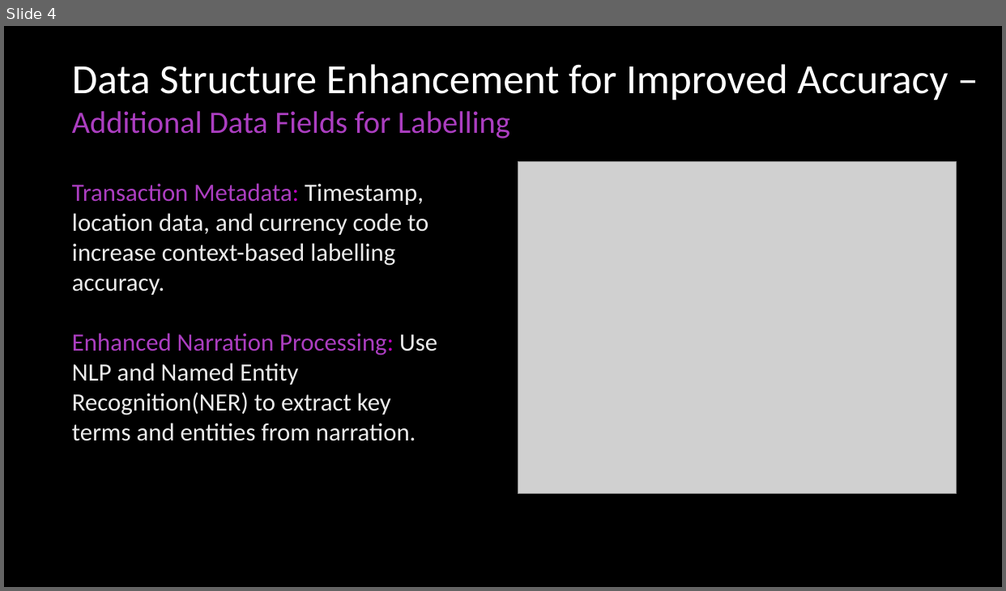
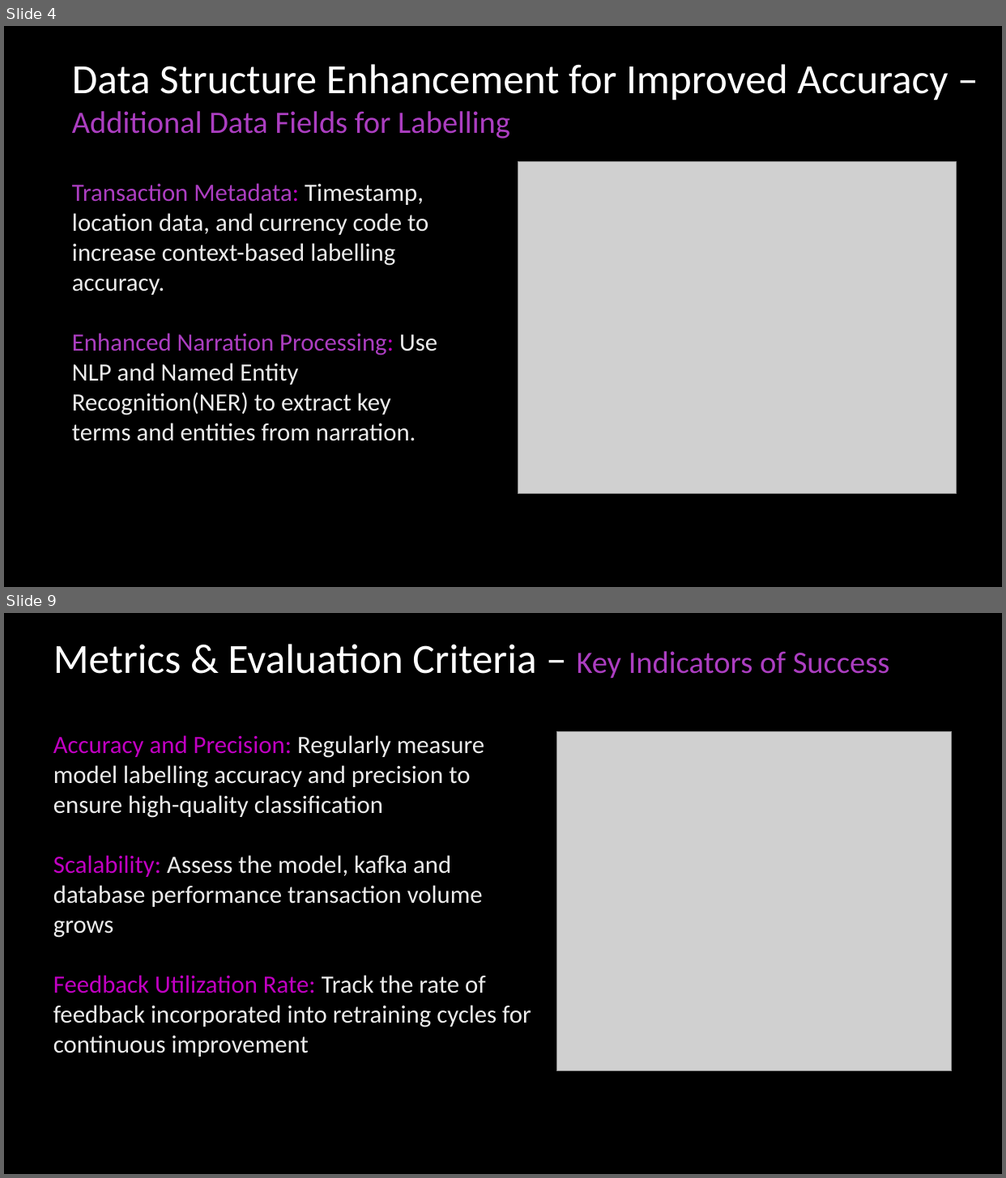
Before and after one commit to Varsilias/Chorus, a slide deck: Transaction Labelling Strategy Architecture.pptx. Shown one above the other, each under a label of ours: slide 4 before the commit, slides 4 and 9 after it; the slides between them are not shown. The pictures are 1006x591 and 1006x1178 pixels, drawn with LibreOffice and Linux fonts; fonts in the diff are those of the drawing; grey boxes stand for pictures; background and template pictures are left out. Boxes give left, top, right and bottom in pixels: in the first picture for what was removed or moved away, otherwise in the second. Text is boxed around its words. In the diff, an @@ line names an element or a change of style, - is before the commit and + after.

```diff
--- a/Transaction Labelling Strategy Architecture.pptx
+++ b/Transaction Labelling Strategy Architecture.pptx
@@ slide 9 added at box(4, 613, 1002, 1174), background picture (left out) @@
@@ text added at box(53, 644, 890, 678), 40 pt, text #FFFFFF @@
+Metrics & Evaluation Criteria – Key Indicators of Success
@@ picture added at box(557, 731, 952, 1071) @@
@@ text added at box(53, 735, 531, 1057), 24 pt, text #EBEBEB @@
+Accuracy and Precision: Regularly measure model labelling accuracy and precision to ensure high-quality classification
+Scalability: Assess the model, kafka and database performance transaction volume grows
+Feedback Utilization Rate: Track the rate of feedback incorporated into retraining cycles for continuous improvement
```
Also in this commit, not shown: 2 slides changed, 4 other slides added, 1 other file.
